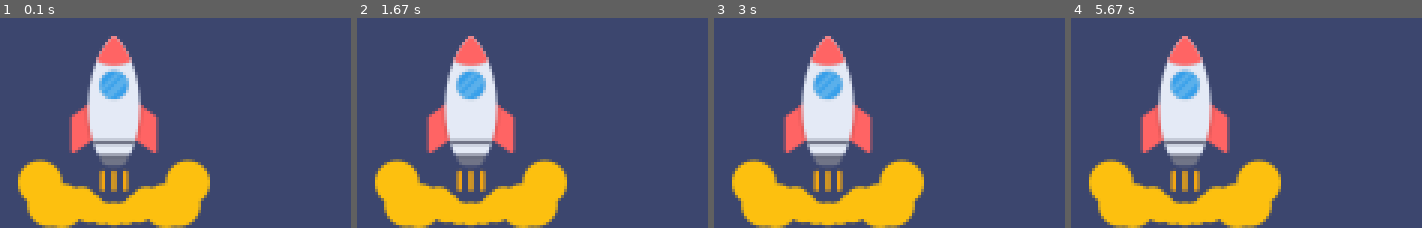
Above: before the commit, frames 1-4 (left to right).
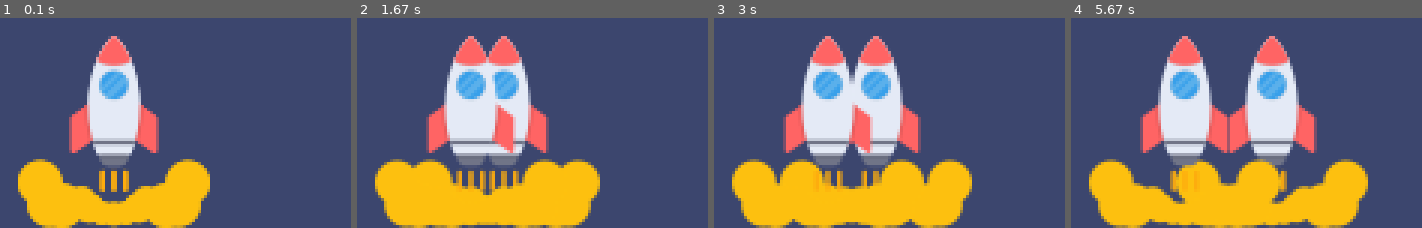
Above: after the commit, the same moments.

Repository: najmussakib01/Shooting_Rocket_Pygame_Practice
Game: pygame game, started from main.py
The game is run twice, just before and just after one commit, with the same random seed, the same clock (stepped at 60 frames per second) and the same inputs.
Inputs:
- Up to frame 1 (0.1 s): no input
- Up to frame 2 (1.67 s): hold Right 0.33-0.8 s; hold Right 0.83-1.3 s; hold Left from 1.33 s (still down)
- Up to frame 3 (3 s): release Left at 1.87 s; hold Left 1.9-2.3 s; hold Right 2.33-2.97 s
- Up to frame 4 (5.67 s): hold Left 3-3.47 s; hold Right 3.5-3.97 s; hold Right 4-4.47 s; hold Left 4.5-5.03 s; hold Left 5.07-5.47 s; hold Right from 5.5 s (still down)

The runs differ from the first frame. In frame 1, 2.8% of the frame differs, in the area x 5-60%, y 11-100%; in frame 2, 12%; in frame 3, 14%; in frame 4, 18%, in the area x 29-85%, y 8-100%.

Commit message:
Define controls and create enemy

Diff:
--- a/main.py
+++ b/main.py
@@ -8,16 +8,51 @@
 player_image = pygame.image.load("rocket.png")
 playerX = 368
 playerY = 736
+playerX_change = 0
+#playerY_change = 0
 
-def player_draw():
-    screen_size.blit(player_image, (playerX, playerY))
+enemy_image = pygame.image.load("rocket.png")
+enemyX = 368
+enemyY = 736
+enemyX_change = 0
+
+def player_draw(x,y):
+    screen_size.blit(player_image, (x, y))
+
+def enemy_draw(x,y):
+    screen_size.blit(enemy_image, (x, y))
 
 is_running = True
 while True:
     screen_size.fill((60, 70, 110))
+
     for event in pygame.event.get():
         if event.type == pygame.QUIT:
             is_running = False
+        if event.type == pygame.KEYDOWN:
+            if event.key == pygame.K_LEFT:
+                playerX_change -= 0.1
+            if event.key == pygame.K_RIGHT:
+                playerX_change += 0.1
+            '''
+            if event.key == pygame.K_UP:
+                playerY_change -= 0.1
+            if event.key == pygame.K_DOWN:
+                playerY_change += 0.1
+            '''
+        if event.type == pygame.KEYUP:
+            if event.key == pygame.K_LEFT or event.key == pygame.K_RIGHT:
+                playerX += 0
+            #if event.key == pygame.K_UP or event.key == pygame.K_DOWN:
+            #    playerY += 0
+    playerX += playerX_change
+    #playerY += playerY_change
 
-    player_draw()
+    if playerX <= 0:
+        playerX = 0
+    elif playerX >= 736:
+        playerX = 736
+
+    player_draw(playerX, playerY)
+    enemy_draw(enemyX, enemyY)
     pygame.display.update()
